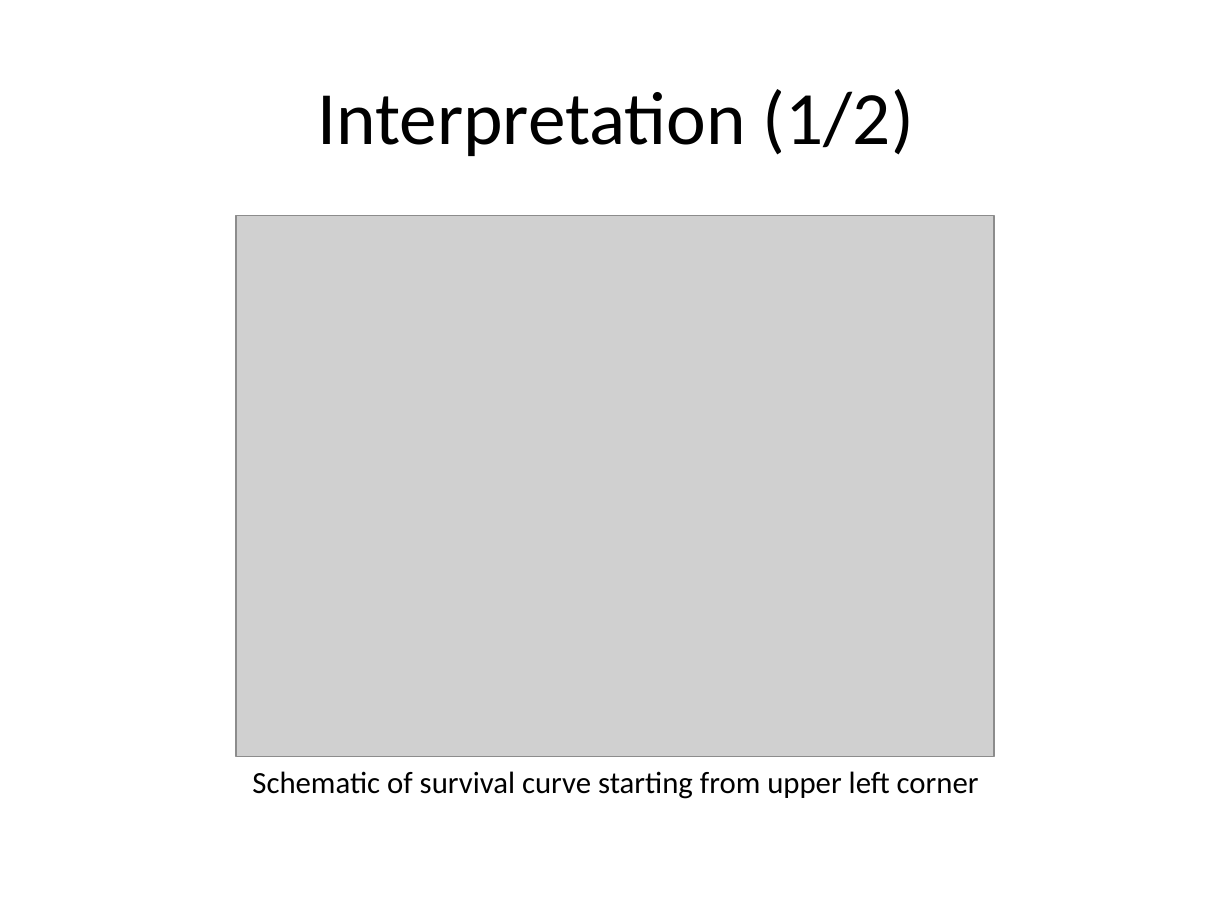
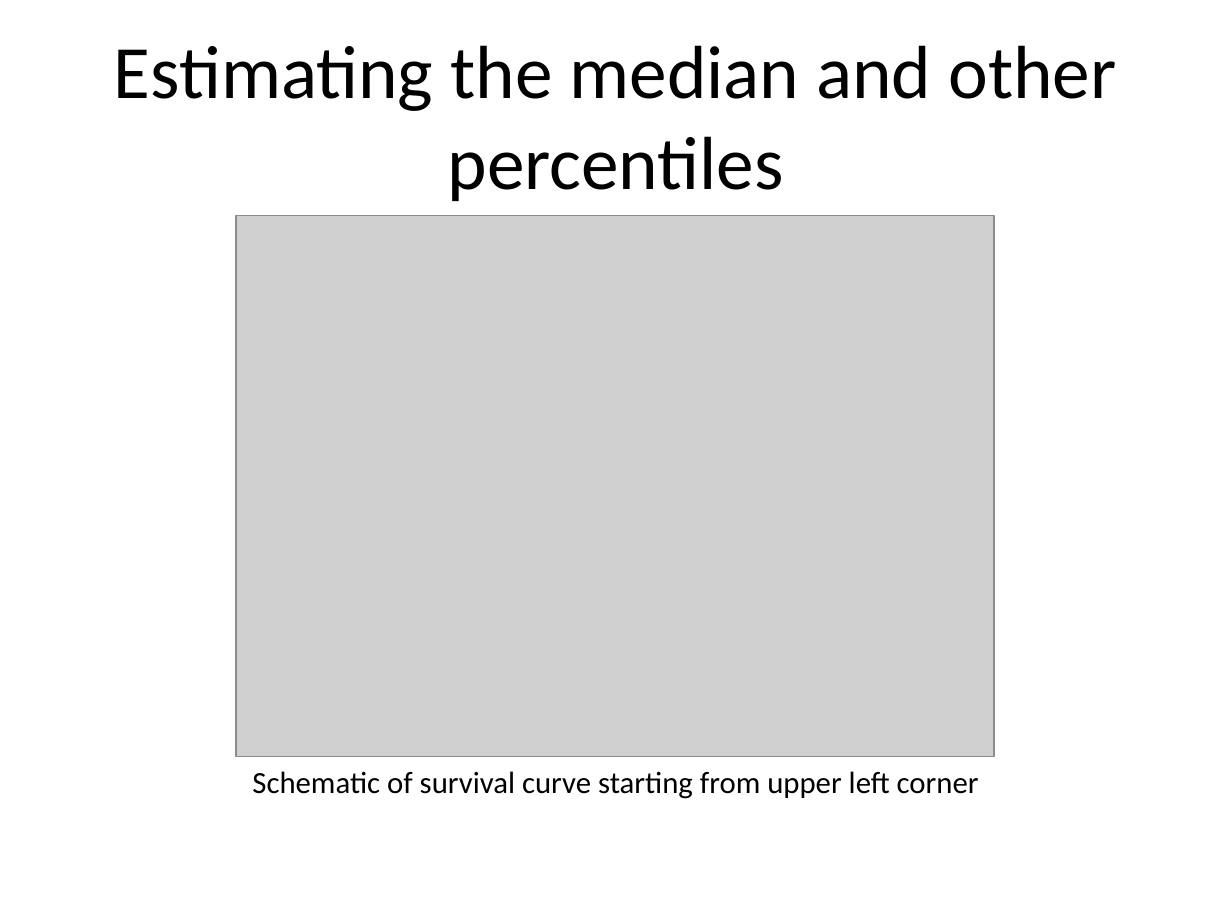
Before and after one commit to classes-medb/5510, a slide deck: slide 86 of src/video-13-statistical-models.pptx (slide 68 before the commit). Drawn at 1232x924 pixels with LibreOffice and Linux fonts; fonts in the diff are those of the drawing; grey boxes stand for pictures. Boxes give left, top, right and bottom in pixels: in the first picture for what was removed or moved away, otherwise in the second. Text is boxed around its words. In the diff, an @@ line names an element or a change of style, - is before the commit and + after.

```diff
--- a/src/video-13-statistical-models.pptx
+++ b/src/video-13-statistical-models.pptx
@@ title at [114,45,1116,201]: text changed @@
-Interpretation (1/2)
+Estimating the median and other percentiles
```
Also in this commit, not shown: 23 other slides changed, 22 slides added, 11 slides removed, 4 other files.
